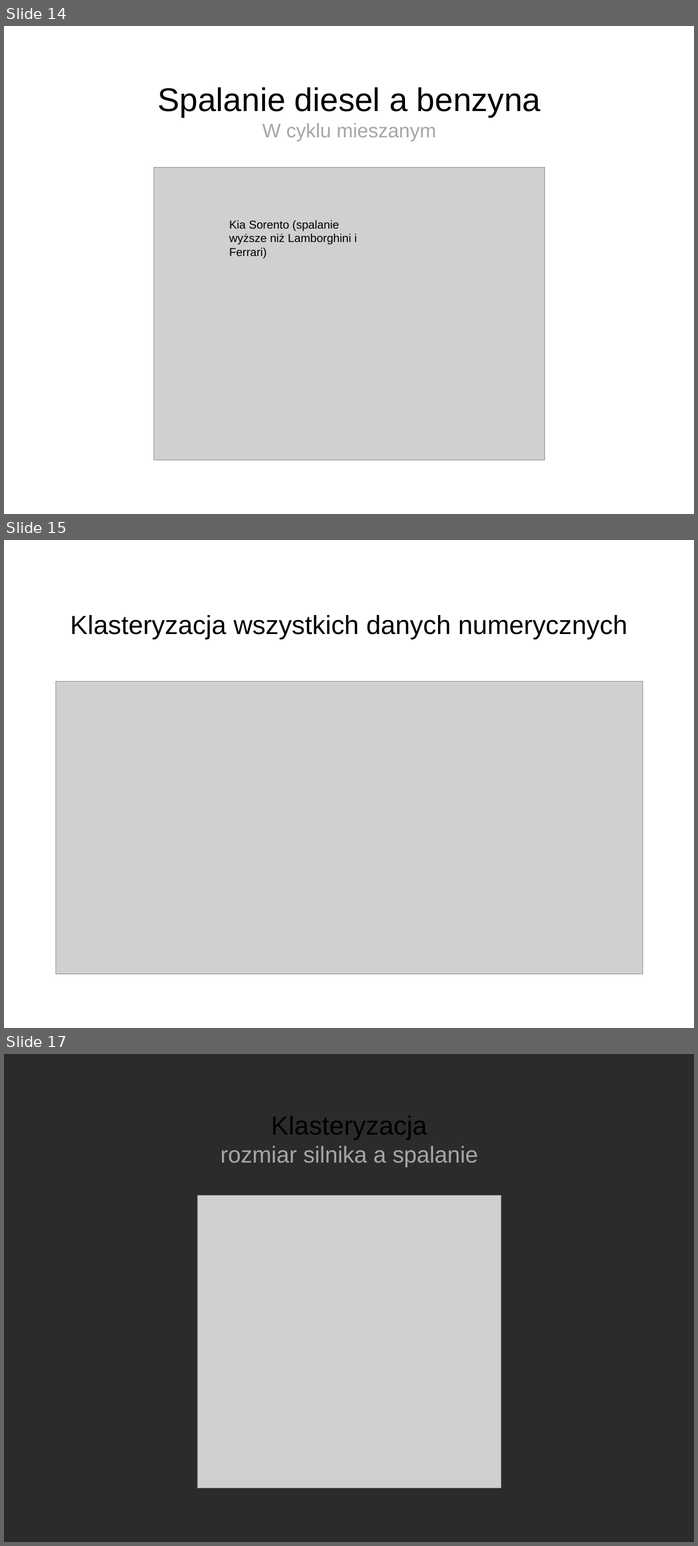
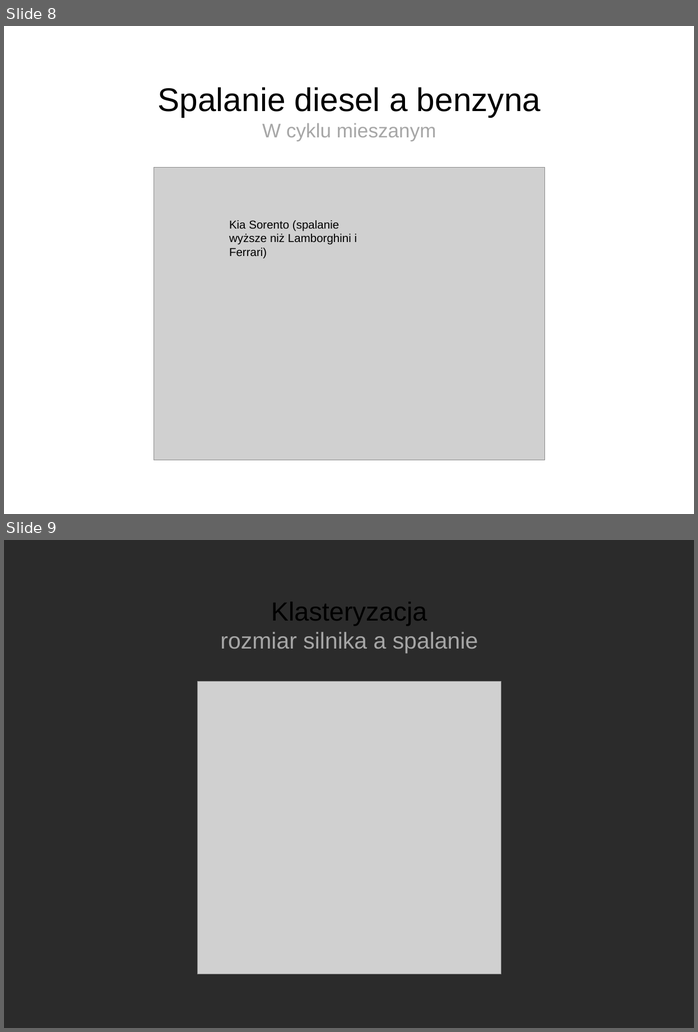
Before and after one commit to michalloska/DataExploration_Project, a slide deck: prezentacja.ppt. Shown one above the other, each under a label of ours: slides 14, 15 and 17 before the commit, slides 8 and 9 after it; the slides between them are not shown. The pictures are 698x1546 and 698x1032 pixels, drawn with LibreOffice and Linux fonts; fonts in the diff are those of the drawing; grey boxes stand for pictures; background and template pictures are left out; a plain dark background stands for a picture behind light text. Boxes give left, top, right and bottom in pixels: in the first picture for what was removed or moved away, otherwise in the second. Text is boxed around its words. In the diff, an @@ line names an element or a change of style, - is before the commit and + after.

```diff
--- a/prezentacja.ppt
+++ b/prezentacja.ppt
@@ slide 15 removed at (4,540,694,1028), background picture (left out) @@
@@ title removed at (70,615,627,640) @@
-Klasteryzacja wszystkich danych numerycznych
@@ picture removed at (56,681,643,974) @@
@@ what was slide 14 is now slide 8 @@
@@ what was slide 17 is now slide 9 @@
```
Also in this commit, not shown: 7 other slides removed.
